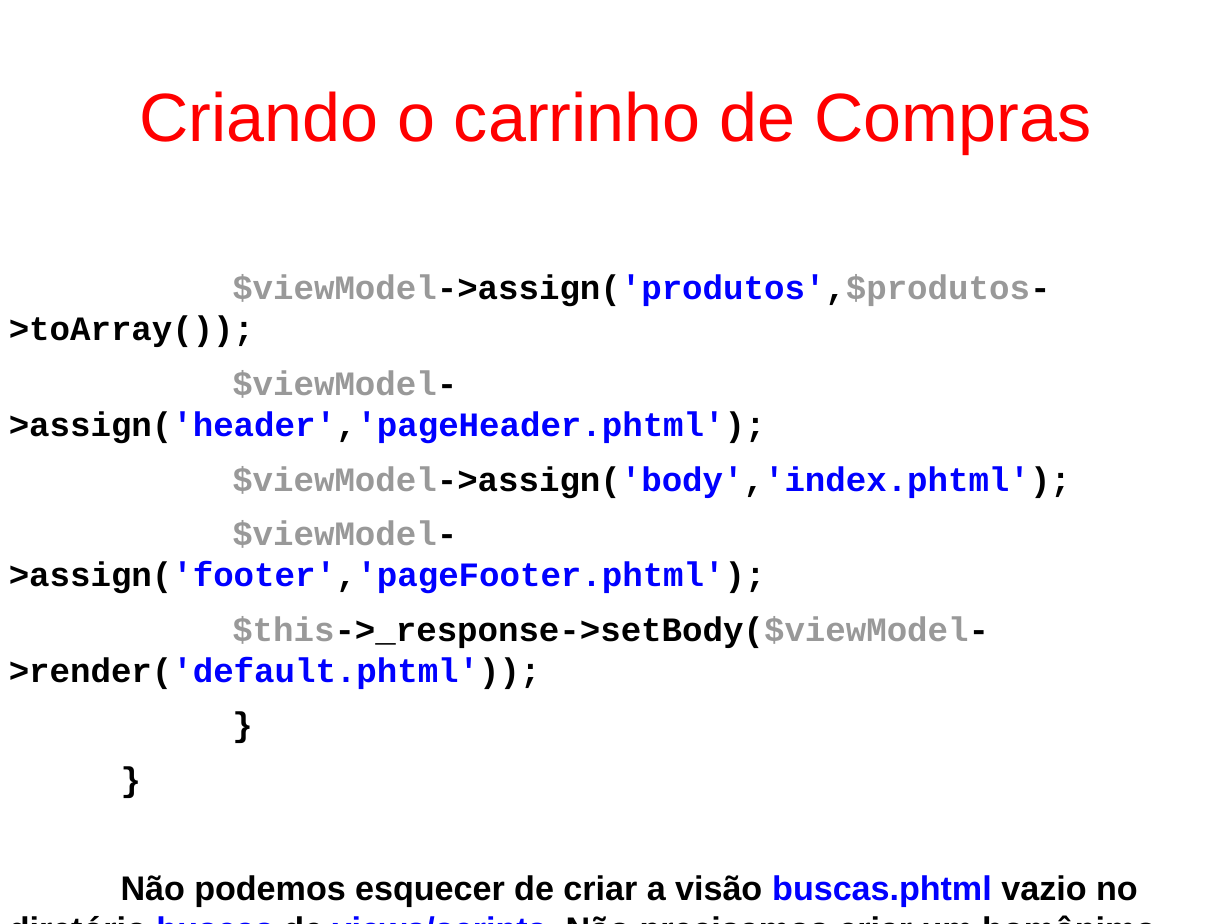
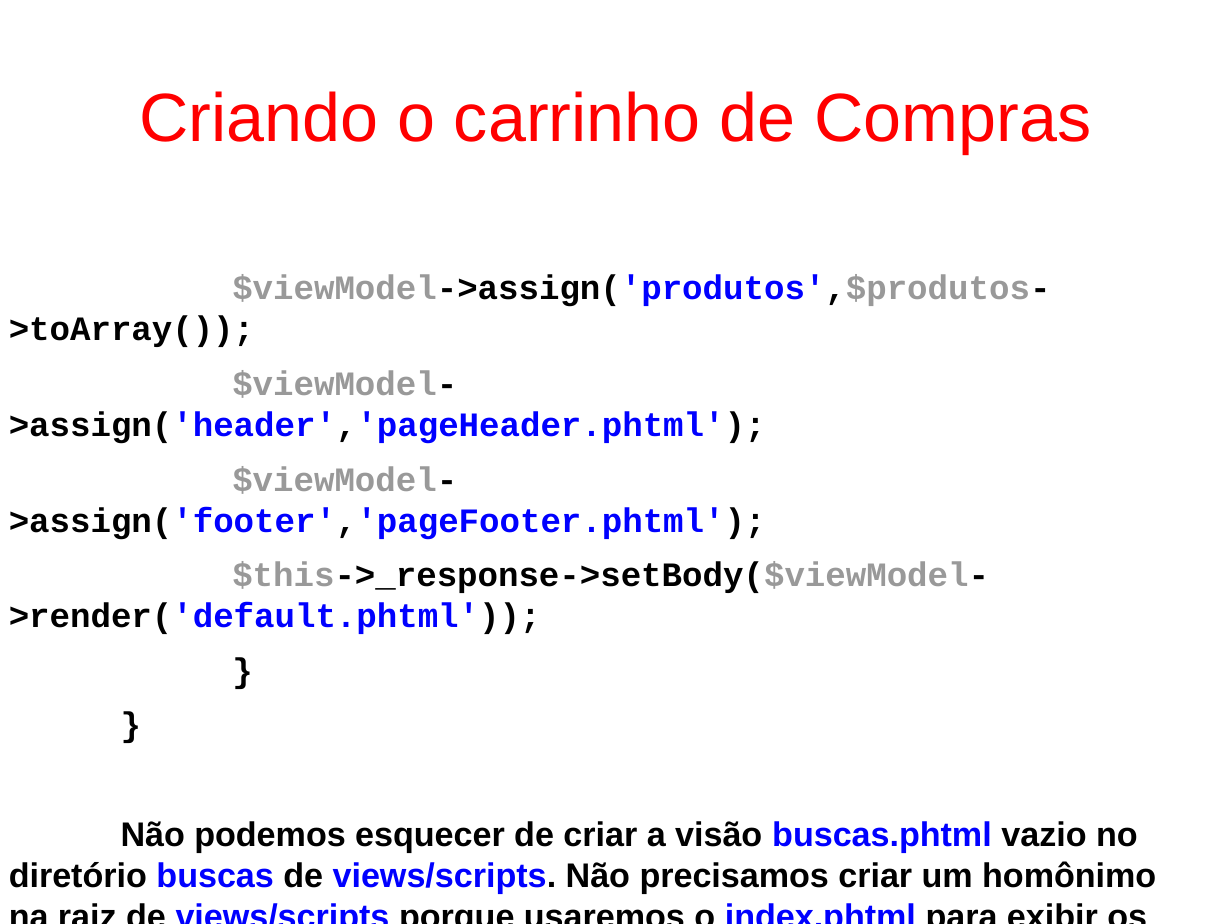
Before and after one commit to fgsl/lojasacme, a slide deck: slide 133 of docs/tutorial.odp. Drawn at 1232x924 pixels with LibreOffice and Linux fonts; fonts in the diff are those of the drawing. Boxes give left, top, right and bottom in pixels: in the first picture for what was removed or moved away, otherwise in the second. Text is boxed around its words. In the diff, an @@ line names an element or a change of style, - is before the commit and + after.

Commit message:
Remover atribuições da variável body #23

```diff
--- a/docs/tutorial.odp
+++ b/docs/tutorial.odp
@@ text at (x1=232, y1=466, x2=1071, y2=499): paragraph removed @@
-$viewModel->assign('body','index.phtml');
```
Also in this commit, not shown: 10 other slides changed.
